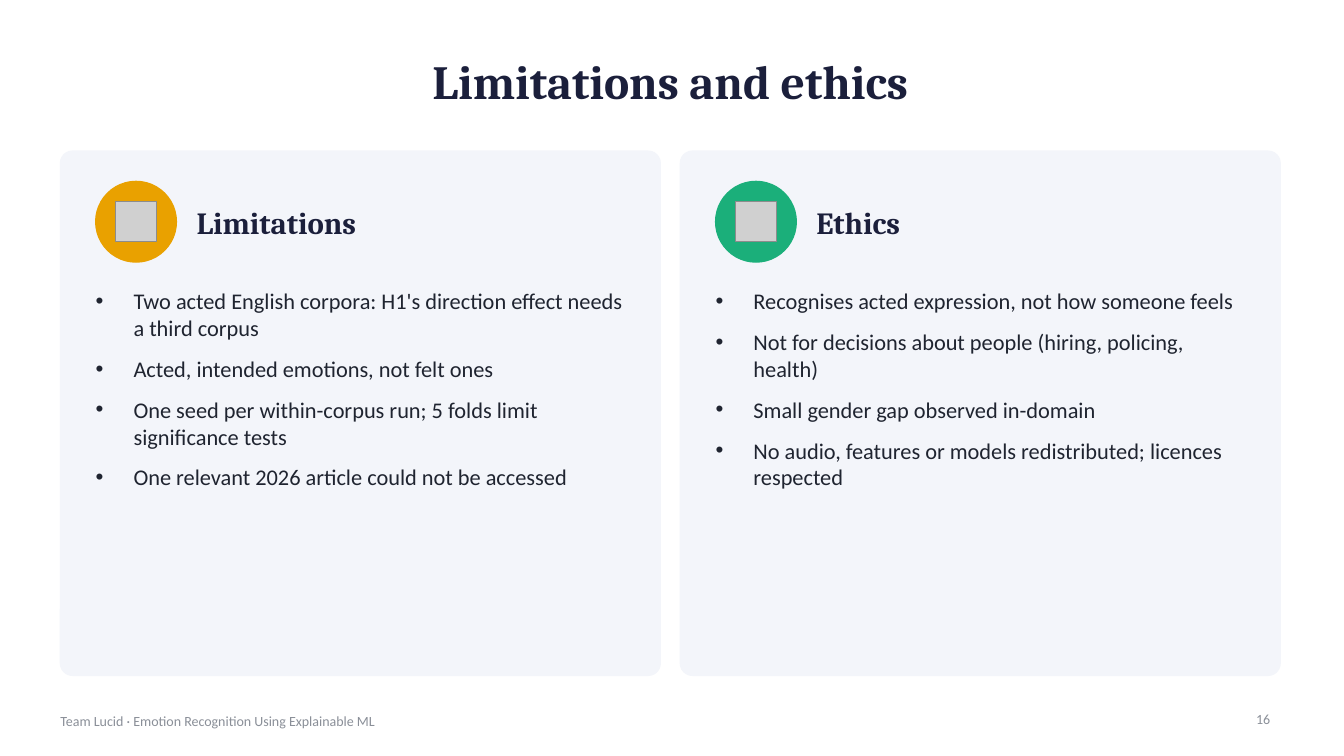
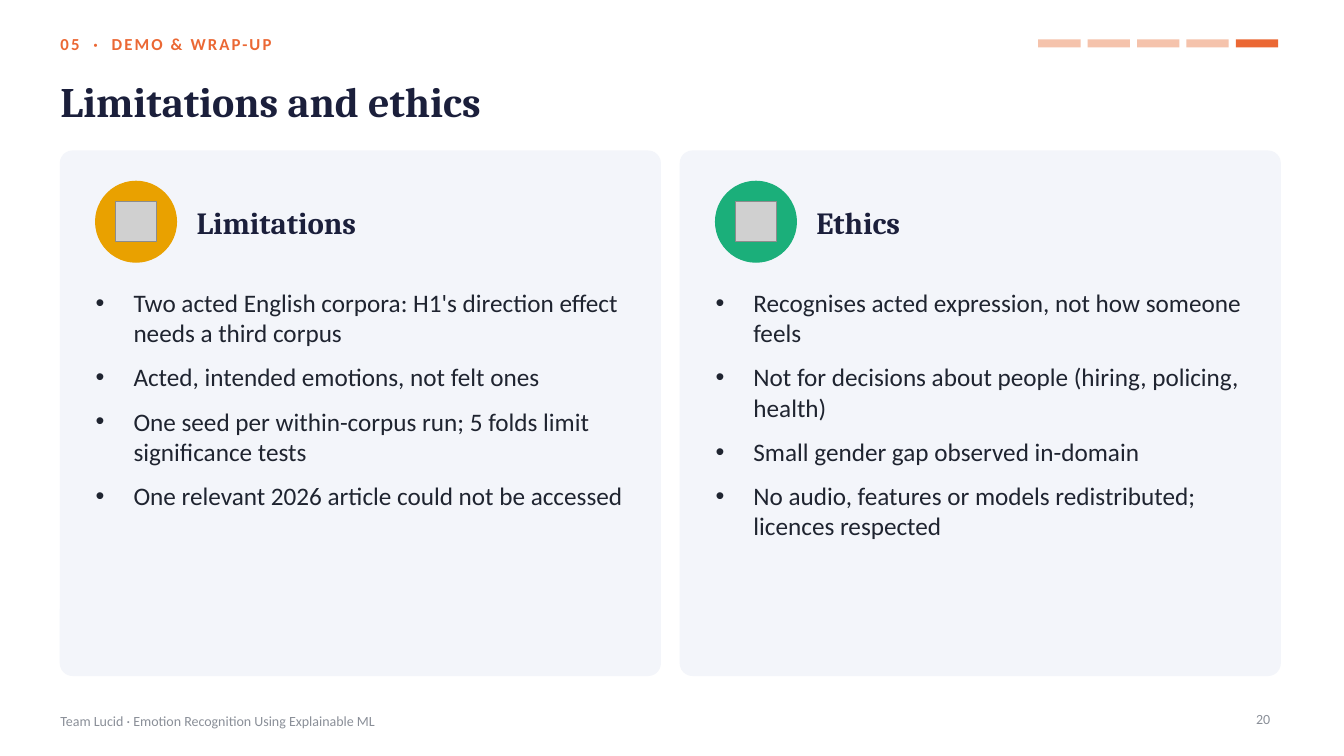
Before and after one commit to shreyashsp25/lucid-speech-emotion-xai, a slide deck: slide 20 of report/Lucid_Final_Presentation.pptx (slide 16 before the commit). Drawn at 1344x756 pixels with LibreOffice and Linux fonts; fonts in the diff are those of the drawing; grey boxes stand for pictures. Boxes give left, top, right and bottom in pixels: in the first picture for what was removed or moved away, otherwise in the second. Text is boxed around its words. In the diff, an @@ line names an element or a change of style, - is before the commit and + after.

```diff
--- a/report/Lucid_Final_Presentation.pptx
+++ b/report/Lucid_Final_Presentation.pptx
@@ text added at (x1=60, y1=39, x2=272, y2=50), 12 pt, text #EB6834, bold @@
+05 · DEMO & WRAP-UP
@@ rectangle added at (x1=1038, y1=39, x2=1081, y2=47), fill #F5C3AC @@
@@ rectangle added at (x1=1088, y1=39, x2=1130, y2=47), fill #F5C3AC @@
@@ rectangle added at (x1=1137, y1=39, x2=1180, y2=47), fill #F5C3AC @@
@@ rectangle added at (x1=1187, y1=39, x2=1229, y2=47), fill #F5C3AC @@
@@ rectangle added at (x1=1236, y1=39, x2=1278, y2=47), fill #EB6834 @@
@@ title "Limitations and ethics" moved from (x1=432, y1=66, x2=908, y2=100) to (x1=60, y1=87, x2=481, y2=118) @@
@@ title "Limitations and ethics" at (x1=60, y1=87, x2=481, y2=118): size 34 to 30 pt; alignment centre to left @@
@@ text "Two acted English corpora: H1's ..." at (x1=134, y1=294, x2=622, y2=505): size 16 to 18 pt @@
@@ text "Recognises acted expression, not how ..." at (x1=753, y1=294, x2=1241, y2=539): size 16 to 18 pt @@
@@ page number at (x1=1256, y1=715, x2=1270, y2=724): text changed @@
-16
+20
```
Also in this commit, not shown: 15 other slides changed, 5 slides added.
